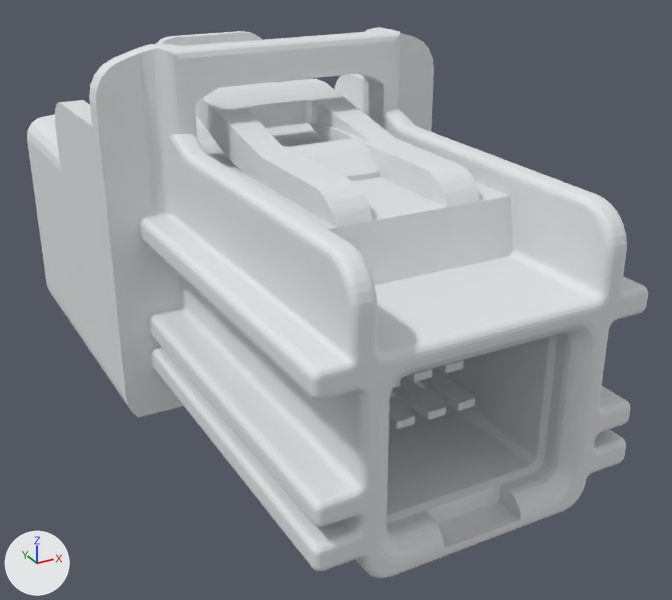
One commit to the glTF model eval-lab/public/assets/emotiv/connectors/WH-EZ4-07/model.glb: the scene before it, then after it.
Camera for both pictures: a 50 mm camera at (-16.2, -38.4, 13.1) aimed at (2.9, -3.7, -4.2). The lights are fixed; the arrows at lower left show +X, +Y and +Z. The older version comes first.

In view in the first picture: 'geometry_0'.
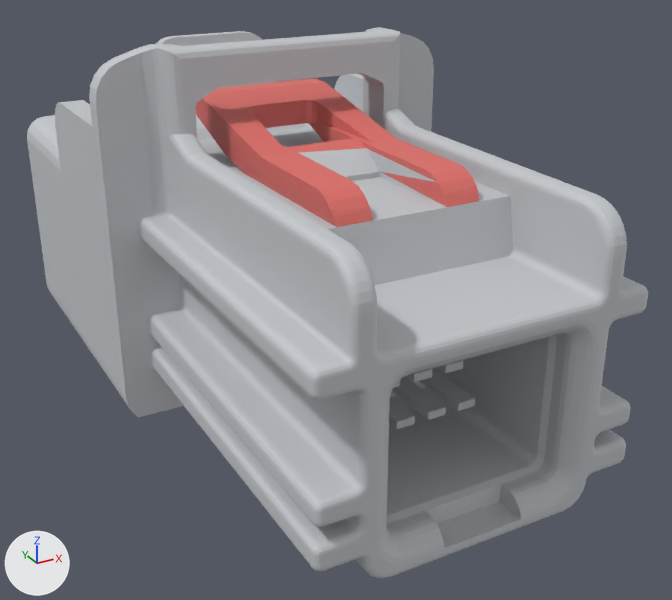
Changed parts and their boxes (x1, y1, x2, y2) in the pictures (672 x 600 px; the box of a moved part takes in the faces that stretch with it):
'geometry_0', recoloured
    both: (27, 27, 648, 578)
part 1 of me_geometry_0, moved or reshaped
    before: (157, 27, 642, 578)
    after: (158, 27, 642, 578)

Patch to the scene script:
```diff
--- a/eval-lab/public/assets/emotiv/connectors/WH-EZ4-07/model.glb.py
+++ b/eval-lab/public/assets/emotiv/connectors/WH-EZ4-07/model.glb.py
@@ mat_material_0 @@
 n0 = _N.new('ShaderNodeBsdfPrincipled'); n0.name = 'Principled BSDF'
-n0.inputs[0].default_value = (0.776, 0.788, 0.804, 1.0)  # 'Base Color', white #e4e6e8
 n0.inputs[2].default_value = 0.62  # 'Roughness'
 n1 = _N.new('ShaderNodeOutputMaterial'); n1.name = 'Material Output'
+n2 = _N.new('ShaderNodeVertexColor'); n2.name = 'Color Attribute'
 _L.new(n0.outputs[0], n1.inputs[0])  # 'BSDF' to 'Surface'
+_L.new(n2.outputs[0], n0.inputs[0])  # 'Color' to 'Base Color'
@@ me_geometry_0 @@
 # used by ob_geometry_0; location = (0.0, 0.0, 0.0)
-me_geometry_0.from_pydata(...)  # 3043 vertices, 5832 faces; spans x -7.4..7.4, y -18.9..18.9, z -7.8..7.8
+me_geometry_0.from_pydata(...)  # 3018 vertices, 5821 faces; spans x -7.4..7.4, y -18.9..18.9, z -7.8..7.8
+# me_geometry_0 part 1: 161 vertices moved within x -6.1..6.2, y -18.9..-3.5, z -6.6..7.8; 23 vertices removed from x -6.1..6.1, y -18.8..2.7, z -5.6..7.7
+# other edits to the shape of me_geometry_0 do not show in these pictures
 me_geometry_0.materials.append(mat_material_0)
```
